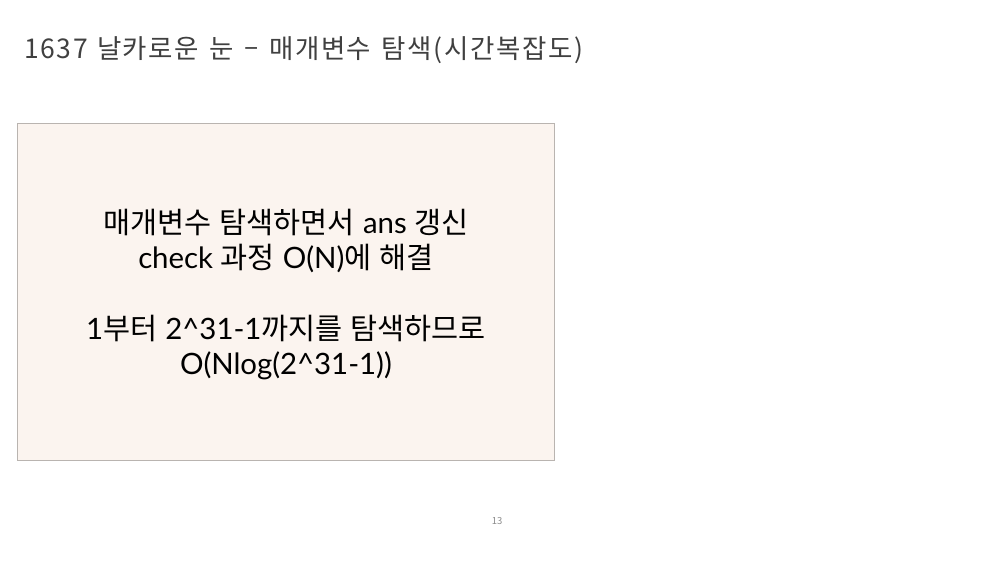
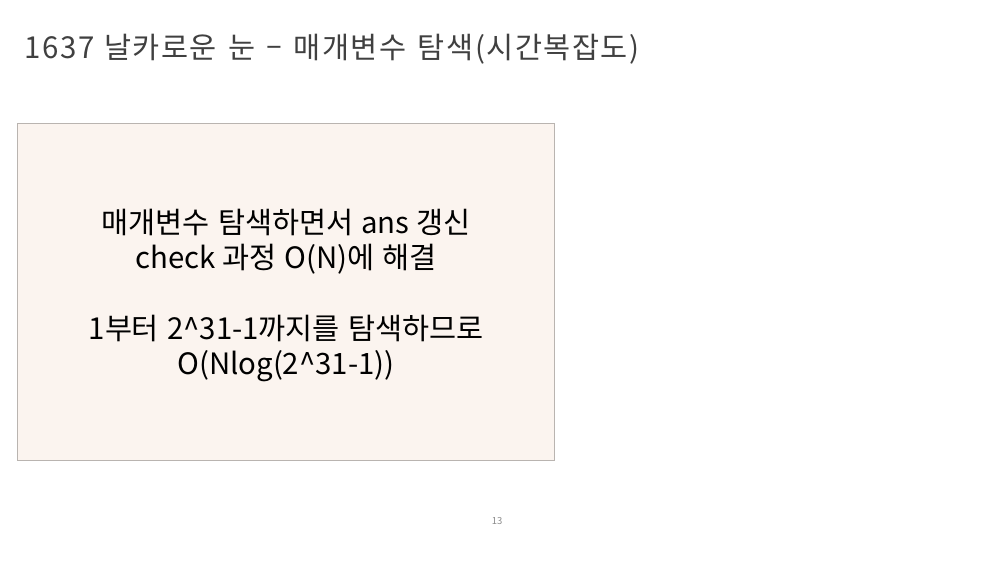
Before and after one commit to Iron-Hee/AlgorithmStudy, a slide deck: slide 13 of 이분 탐색_매개변수 탐색_발표자료.pptx. Drawn at 1008x567 pixels with LibreOffice and Linux fonts; fonts in the diff are those of the drawing; background and template pictures are left out. Boxes give left, top, right and bottom in pixels: in the first picture for what was removed or moved away, otherwise in the second. Text is boxed around its words. In the diff, an @@ line names an element or a change of style, - is before the commit and + after.

```diff
--- a/이분 탐색_매개변수 탐색_발표자료.pptx
+++ b/이분 탐색_매개변수 탐색_발표자료.pptx
@@ title "1637 날카로운 눈 – 매개변수 ..." at [25,33,640,64]: size 25.2 to 28 pt @@
@@ rectangle "매개변수 탐색하면서 ans 갱신" at [17,123,554,461]: font Lato to Noto Sans CJK KR @@
```
Also in this commit, not shown: 5 other slides changed, 2 other files.
